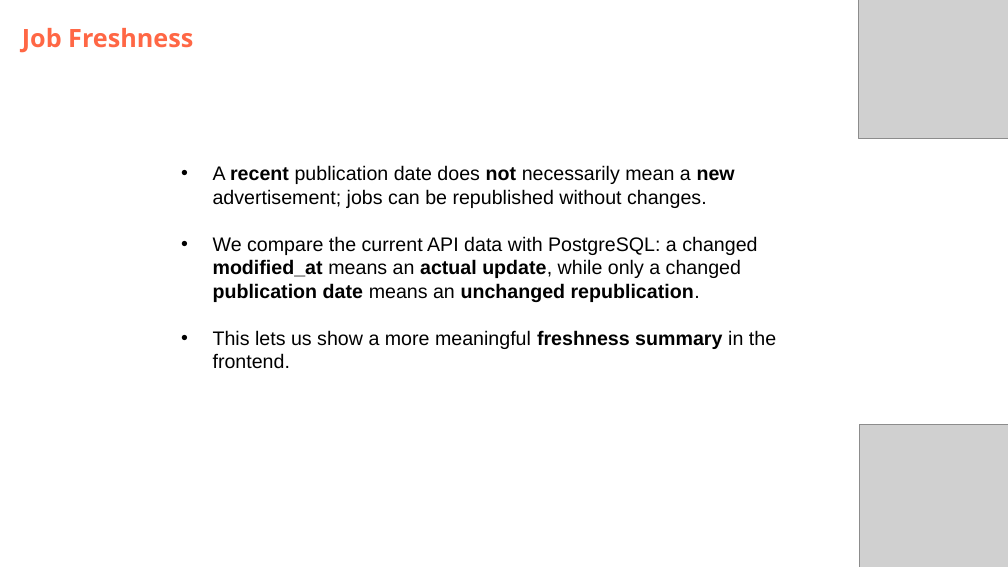
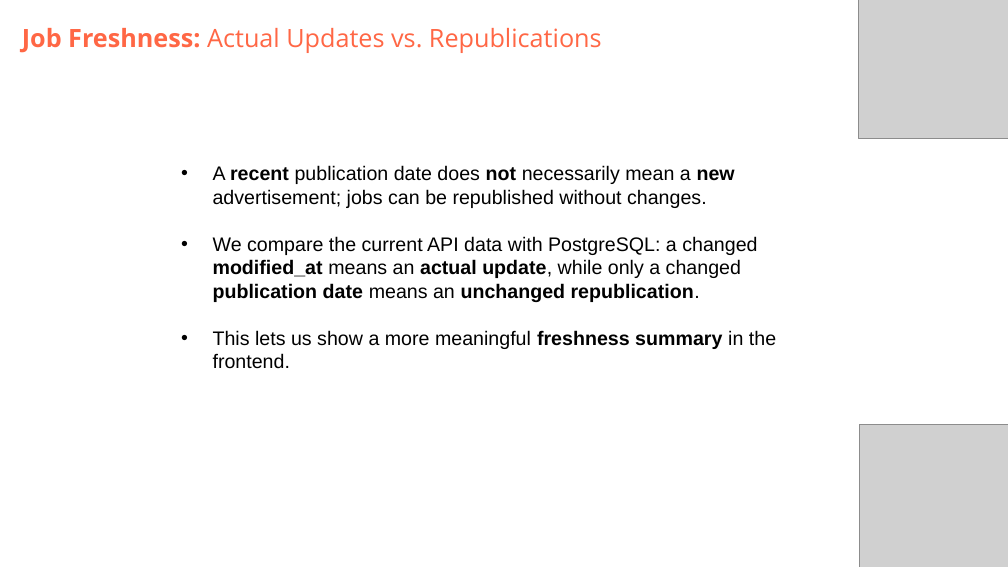
Before and after one commit to DataScientest-Studio/jun26bde-job-market, a slide deck: slide 7 of docs/defence/Defence.pptx. Drawn at 1008x567 pixels with LibreOffice and Linux fonts; fonts in the diff are those of the drawing; grey boxes stand for pictures; background and template pictures are left out. Boxes give left, top, right and bottom in pixels: in the first picture for what was removed or moved away, otherwise in the second. Text is boxed around its words. In the diff, an @@ line names an element or a change of style, - is before the commit and + after.

Commit message:
Add subtitles to most slides

```diff
--- a/docs/defence/Defence.pptx
+++ b/docs/defence/Defence.pptx
@@ subtitle at bbox=[22, 28, 602, 53]: text changed; bold off @@
-Job Freshness
+Job Freshness: Actual Updates vs. Republications
```
Also in this commit, not shown: 6 other slides changed.
